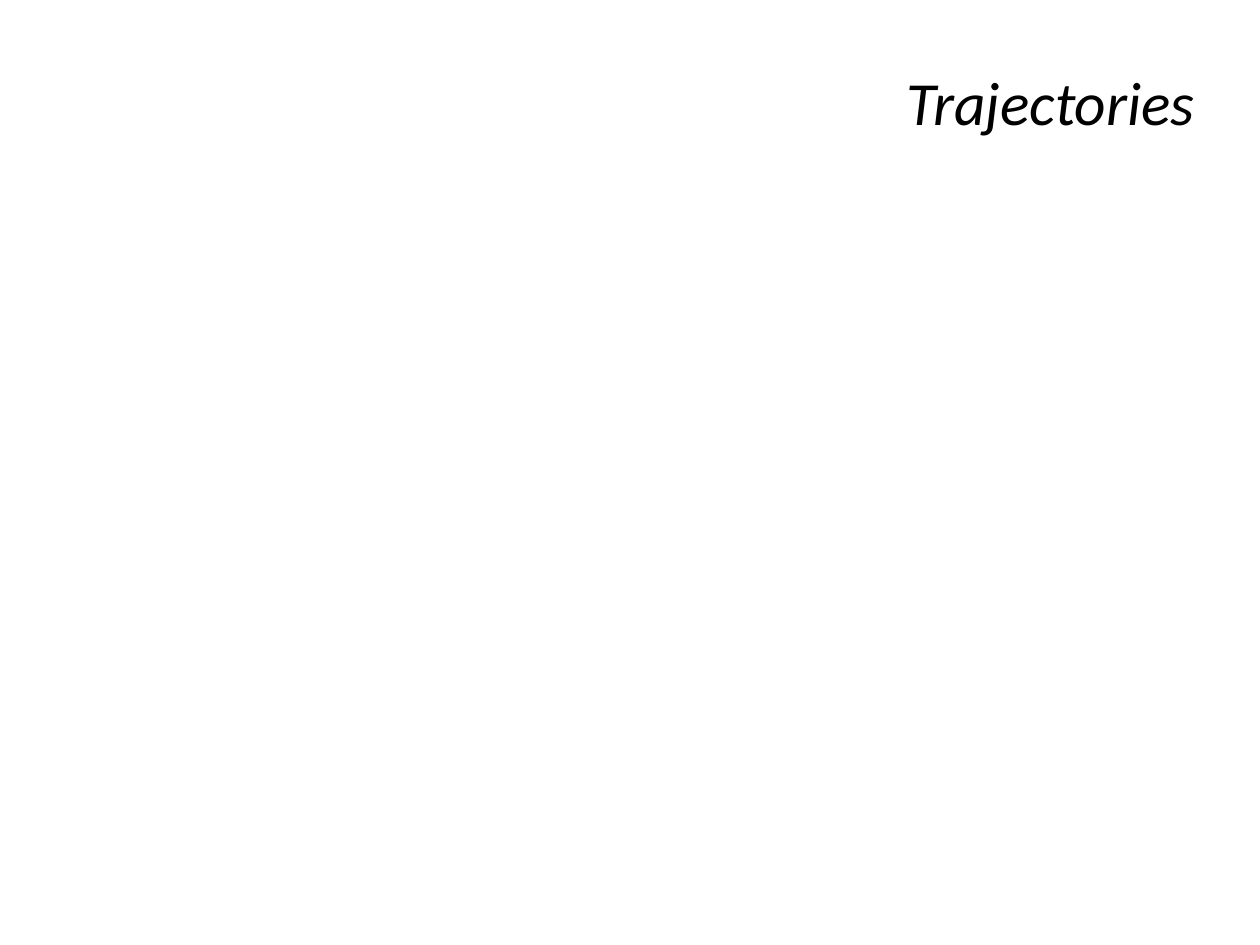
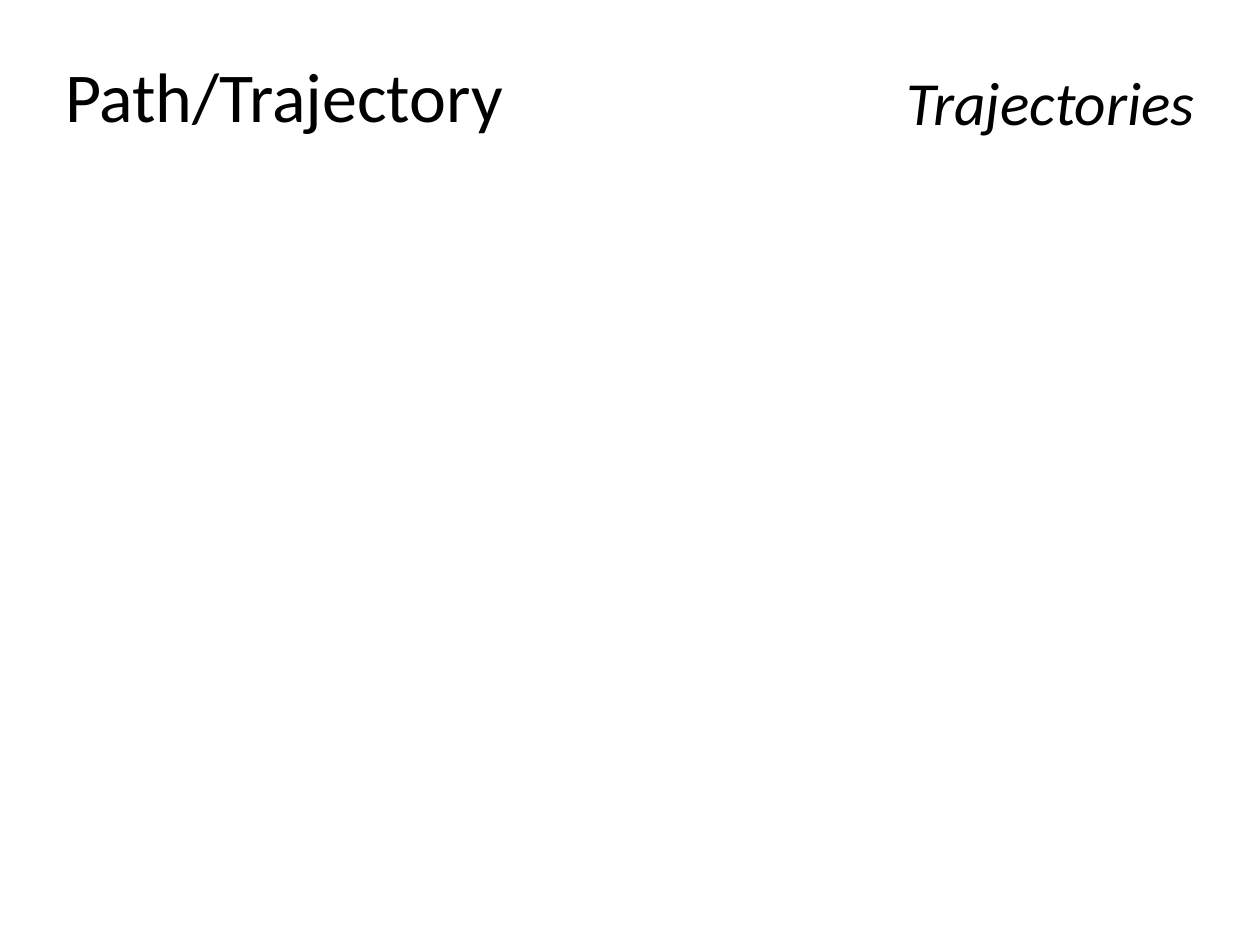
Before and after one commit to skye-HMI/BA-HMI, a slide deck: slide 5 of powerpoint/final_presentation.pptx (slide 6 before the commit). Drawn at 1260x945 pixels with LibreOffice and Linux fonts; fonts in the diff are those of the drawing; background and template pictures are left out. Boxes give left, top, right and bottom in pixels: in the first picture for what was removed or moved away, otherwise in the second. Text is boxed around its words. In the diff, an @@ line names an element or a change of style, - is before the commit and + after.

```diff
--- a/powerpoint/final_presentation.pptx
+++ b/powerpoint/final_presentation.pptx
@@ title added at <box>65,73,503,134</box>, 40 pt, text #000000 @@
+Path/Trajectory
```
Also in this commit, not shown: 3 slides added, 1 slide removed, 1 other file.
